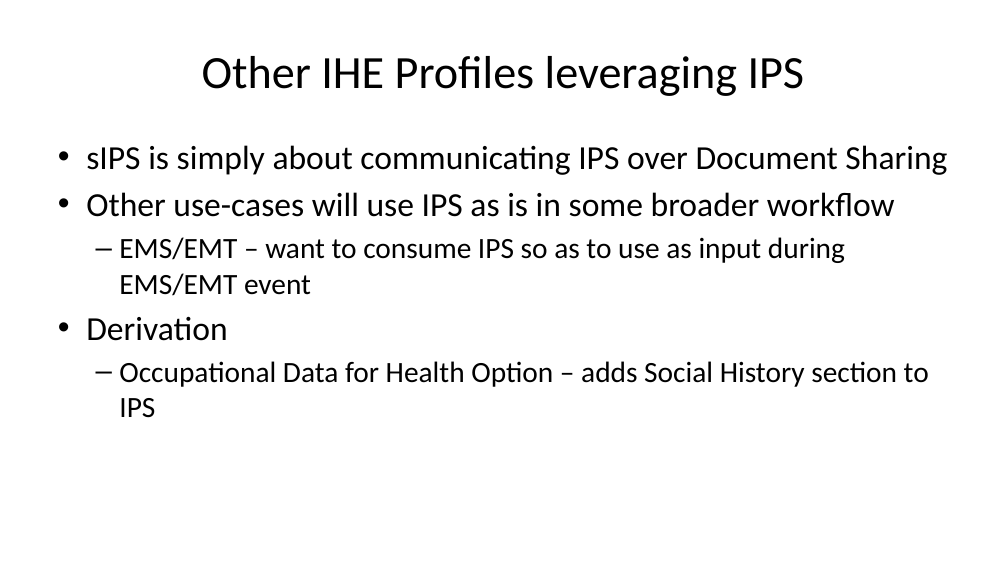
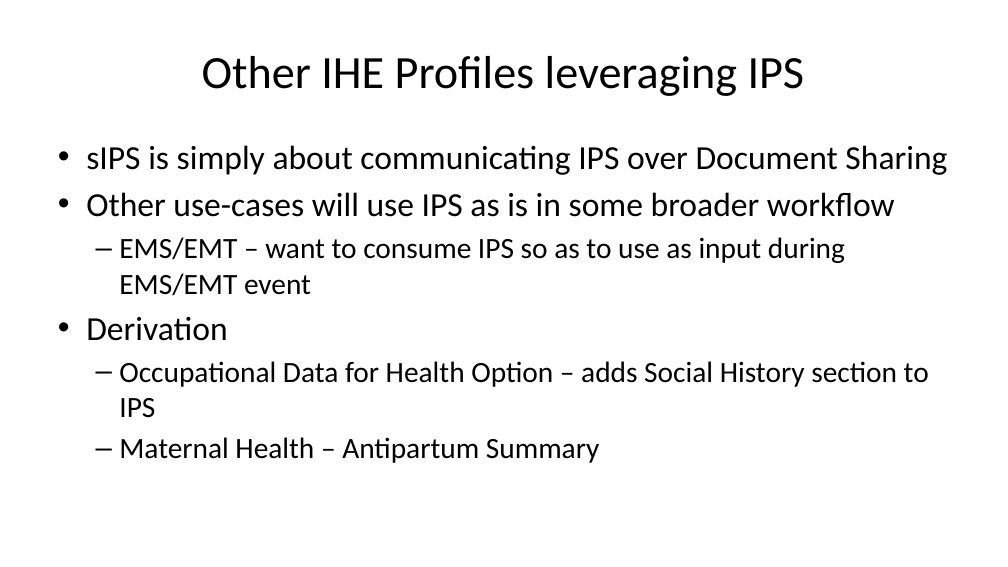
Before and after one commit to IHE/IT-Infrastructure, a slide deck: slide 25 of Presentations/IHE_ITI_sIPS.pptx (slide 17 before the commit). Drawn at 1008x567 pixels with LibreOffice and Linux fonts; fonts in the diff are those of the drawing; background and template pictures are left out. Boxes give left, top, right and bottom in pixels: in the first picture for what was removed or moved away, otherwise in the second. Text is boxed around its words. In the diff, an @@ line names an element or a change of style, - is before the commit and + after.

```diff
--- a/Presentations/IHE_ITI_sIPS.pptx
+++ b/Presentations/IHE_ITI_sIPS.pptx
@@ text at [119,437,600,463]: paragraph added @@
+  – Maternal Health – Antipartum Summary
```
Also in this commit, not shown: 12 other slides changed, 8 slides added, 1 other file.
